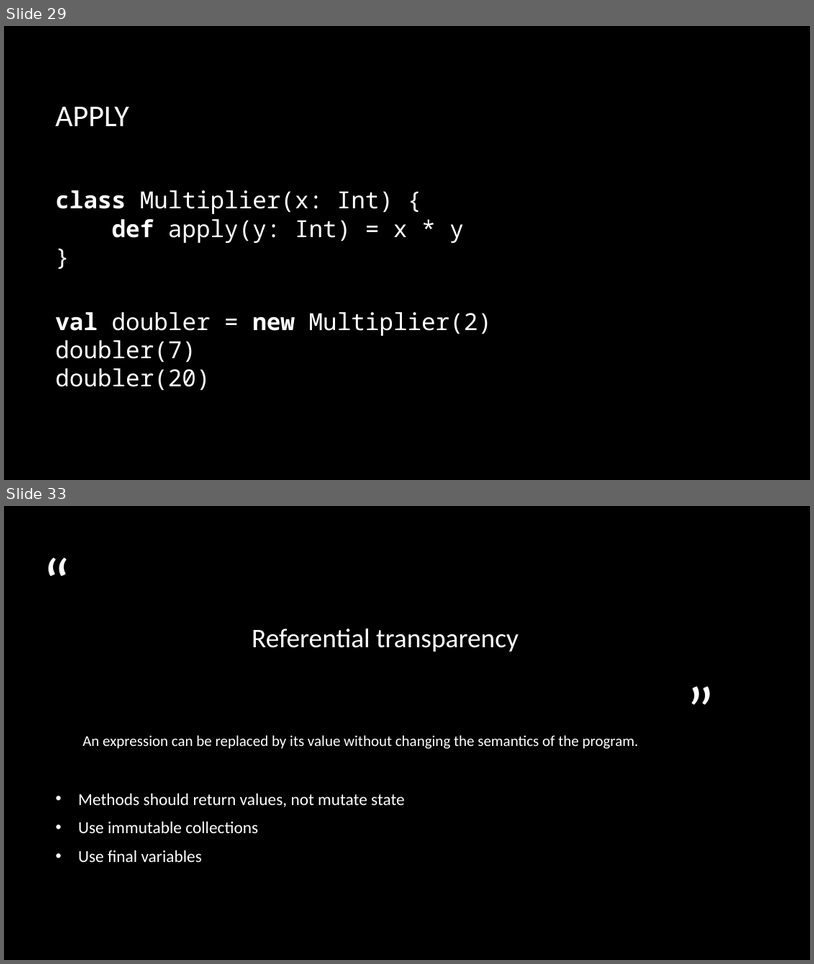
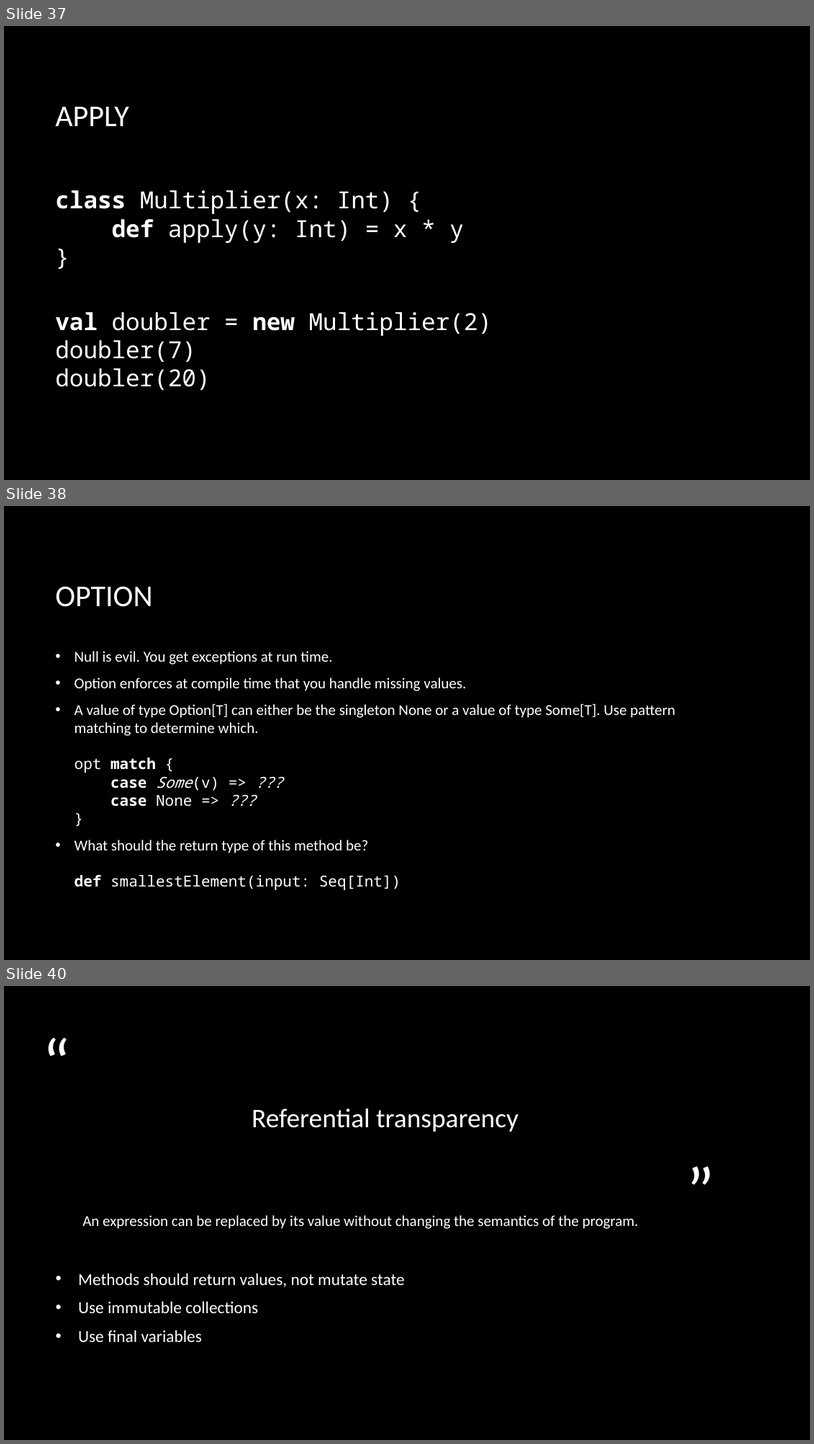
Before and after one commit to briangordon/scala-demo, a slide deck: scala-demo.pptx. Shown one above the other, each under a label of ours: slides 29 and 33 before the commit, slides 37, 38 and 40 after it; the slides between them are not shown. The pictures are 814x964 and 814x1444 pixels, drawn with LibreOffice and Linux fonts; fonts in the diff are those of the drawing; background and template pictures are left out. Boxes give left, top, right and bottom in pixels: in the first picture for what was removed or moved away, otherwise in the second. Text is boxed around its words. In the diff, an @@ line names an element or a change of style, - is before the commit and + after.

Commit message:
Updated for the second time I presented

```diff
--- a/scala-demo.pptx
+++ b/scala-demo.pptx
@@ slide 38 added at (x1=4, y1=506, x2=810, y2=960), background picture (left out) @@
@@ title added at (x1=55, y1=586, x2=152, y2=607), 36 pt, text #FFFFFF @@
+OPTION
@@ text added at (x1=75, y1=651, x2=676, y2=890), 18 pt, text #FFFFFF @@
+• Null is evil. You get exceptions at run time.
+• Option enforces at compile time that you handle missing values.
+• A value of type Option[T] can either be the singleton None or a value of type Some[T]. Use pattern matching to determine which.
+  opt match {
+  case Some(v) => ???
+  case None => ???
+  }
+• What should the return type of this method be?
+  def smallestElement(input: Seq[Int])
@@ what was slide 29 is now slide 37 @@
@@ what was slide 33 is now slide 40 @@
```
Also in this commit, not shown: 6 slides changed, 14 other slides added, 6 other files.
